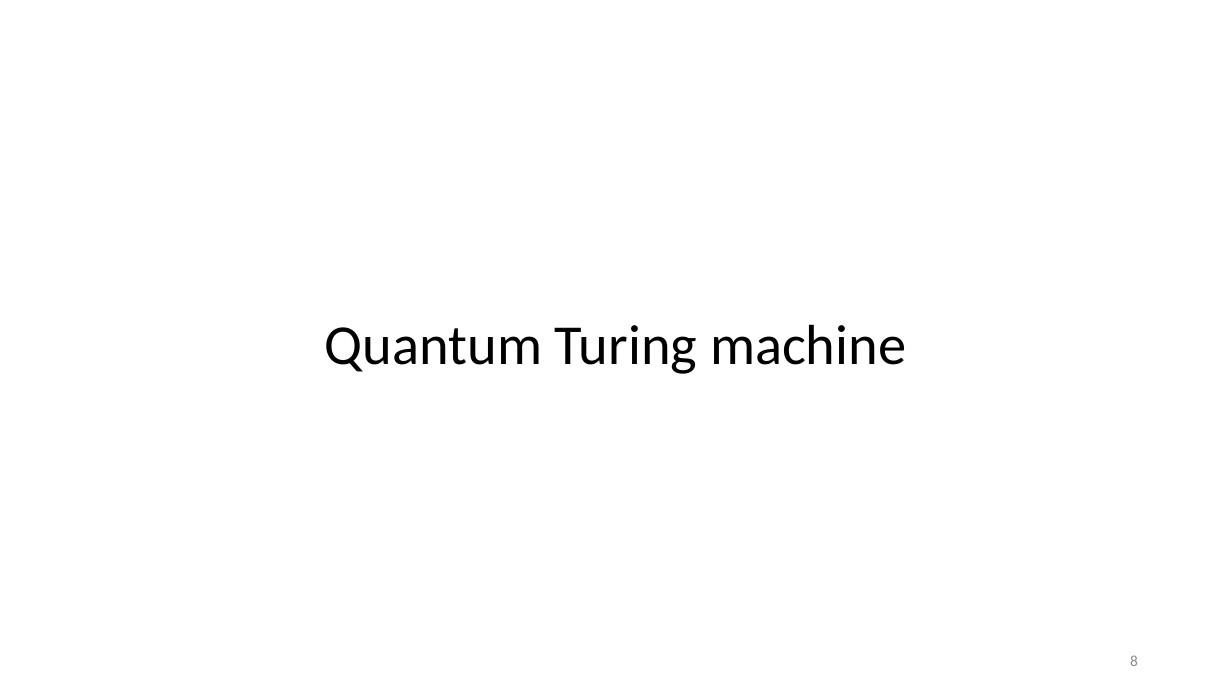
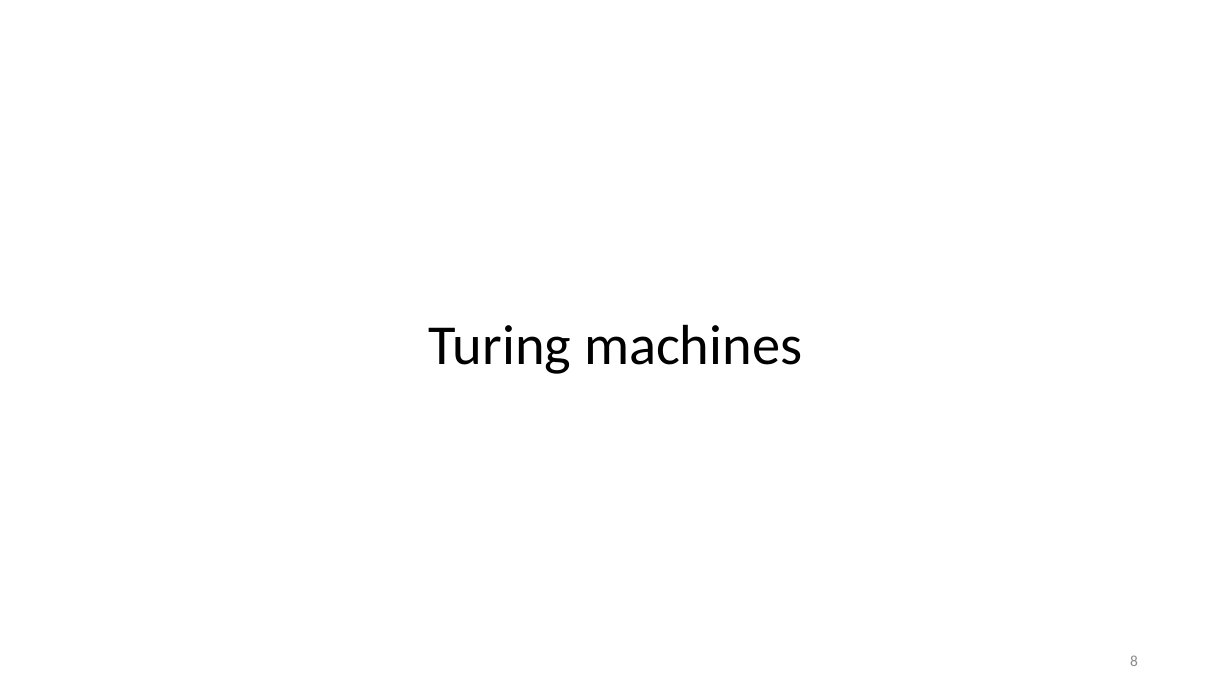
Before and after one commit to vutuanhai237/CourseMaterialsUIT, a slide deck: slide 8 of SExxx-Programming for quantum computer/Slide/x. quantum complexity.pptx. Drawn at 1232x693 pixels with LibreOffice and Linux fonts; fonts in the diff are those of the drawing. Boxes give left, top, right and bottom in pixels: in the first picture for what was removed or moved away, otherwise in the second. Text is boxed around its words. In the diff, an @@ line names an element or a change of style, - is before the commit and + after.

```diff
--- a/SExxx-Programming for quantum computer/Slide/x. quantum complexity.pptx
+++ b/SExxx-Programming for quantum computer/Slide/x. quantum complexity.pptx
@@ title at <box>429,324,802,374</box>: text changed @@
-Quantum Turing machine
+Turing machines
```
Also in this commit, not shown: 10 other slides changed, 20 other files.
